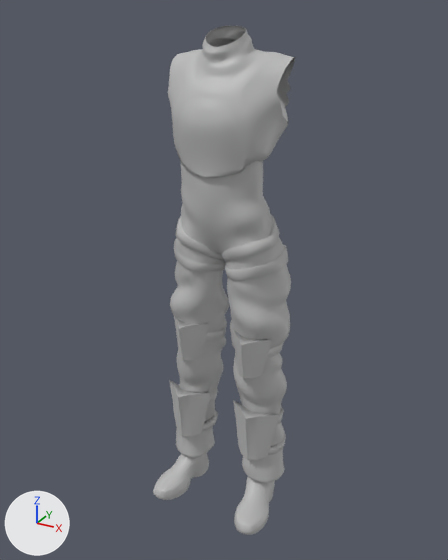
A saved change to the FBX model ContentSource/Mesh/SK_Engi_Body.fbx.
One viewpoint serves both versions: a 50 mm lens placed at (0.242, -0.443, 0.453), pointed at (-0.001, -0.001, 0.232). The axes (+X, +Y, +Z) are drawn at lower left. The lights are the same throughout. Where no turn or scale is listed for an object, it has been applied to the vertices. Vertices at the same position are counted once.

In view in the first picture: 'SK_Engi_Body'.
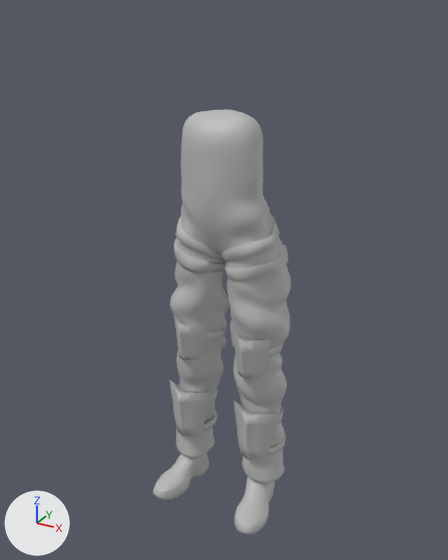
The newer file is also turned or shifted as a whole; pictures and numbers use the older file's frame.

Pixel boxes (x1, y1, x2, y2) of what changed, in the pictures (448 x 560 px):
'SK_Engi_Body', reshaped (16% shorter)
    before: (153, 26, 295, 535)
    after: (153, 110, 291, 535)
part 1 of me_mesh, deleted
    before: (168, 26, 295, 178)

The change in detail:
me_mesh has 10528 vertices, 10325 faces and spans x -0.061..0.061, y -0.053..0.04, z -0.001..0.44.
me_mesh is used by ob_sk_engi_body; location (0.0, 0.0, 0.0).
me_mesh part 1: the loose piece of 2208 vertices spanning x -0.051..0.051, y -0.036..0.038, z 0.332..0.44 is deleted.
me_mesh no longer uses material mat_sm_engi3_sm_engi3_torso2 (grey #bcbcbc).
